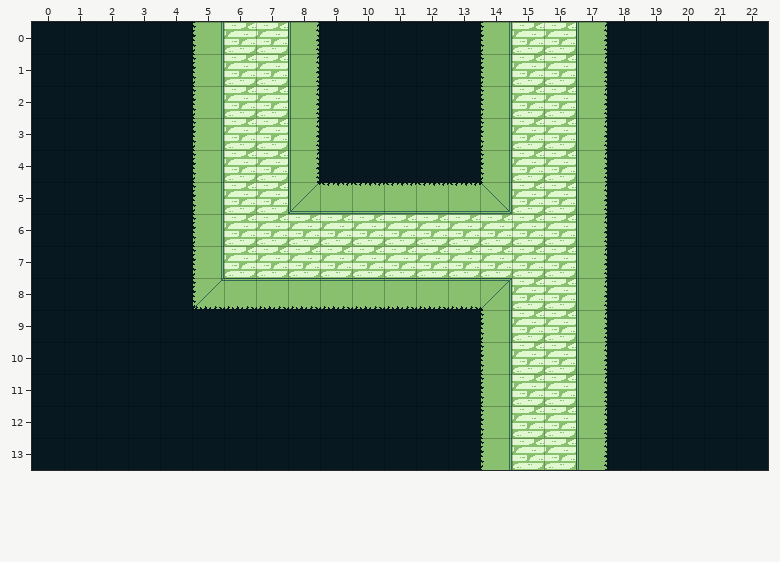
Two versions of a level (Tiled map, data/tiles/tile49.tmx). The picture above was drawn from the file before the commit.
Cells are 32x32 px. Shown: x 0..22, y 0..13.
After the commit:
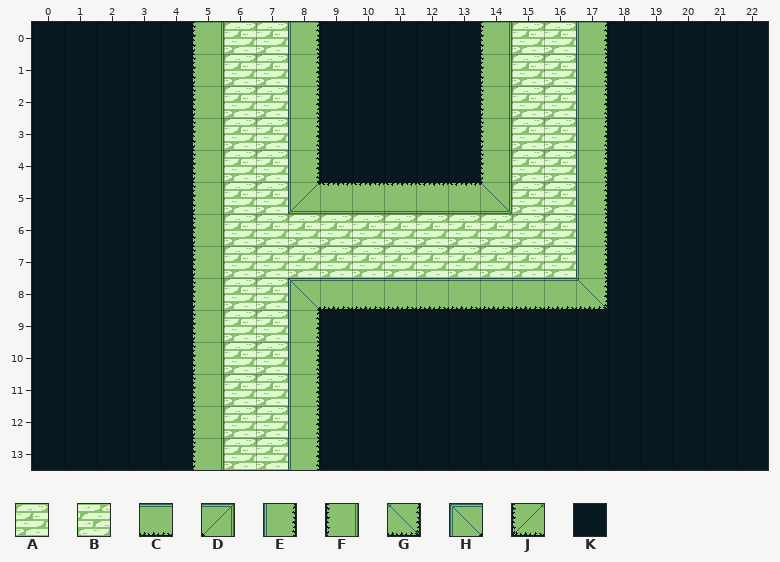
Key: from "Zdi": A 4 "proto-podlaha", B 4 turned 180 "proto-podlaha", C 5 turned 180 "proto-zeď_v1_0", D 7 turned 180 "proto-zeď_v1_2", E 8 "proto-zeď_v1_3", F 8 turned 180 "proto-zeď_v1_3", G 9 "proto-zeď_v1_4", H 10 "proto-zeď_v1_5", J 12 "proto-zeď_v1_7", K 17 "void".
_ is an empty cell, . an unchanged one.
What changed:
--- layer "Vrstva dlaždic 1"
@@ x 5..17 @@
- 0 .BB.......BB.
- 1 .BB.......BB.
- 2 .BB.......BB.
- 3 .BB.......BB.
- 4 .BB.......BB.
- 5 .BB.......BB.
- 6 .BBBBBBBBBBB.
- 7 .BBBBBBBBBBB.
- 8 JCCC.....DBBE
- 9 KKKK.....FBBE
-10 KKKK.....FBBE
-11 KKKK.....FBBE
-12 KKKK.....FBBE
-13 KKKK.....FBBE
+ 0 .AA.......AA.
+ 1 .AA.......AA.
+ 2 .AA.......AA.
+ 3 .AA.......AA.
+ 4 .AA.......AA.
+ 5 .AA.......AA.
+ 6 .AAAAAAAAAAA.
+ 7 .AAAAAAAAAAA.
+ 8 FAAH.....CCCG
+ 9 FAAE.....KKKK
+10 FAAE.....KKKK
+11 FAAE.....KKKK
+12 FAAE.....KKKK
+13 FAAE.....KKKK
Pixel boxes of the changes (left, top, right, bottom) in both pictures:
changed: (193, 23, 607, 470)
